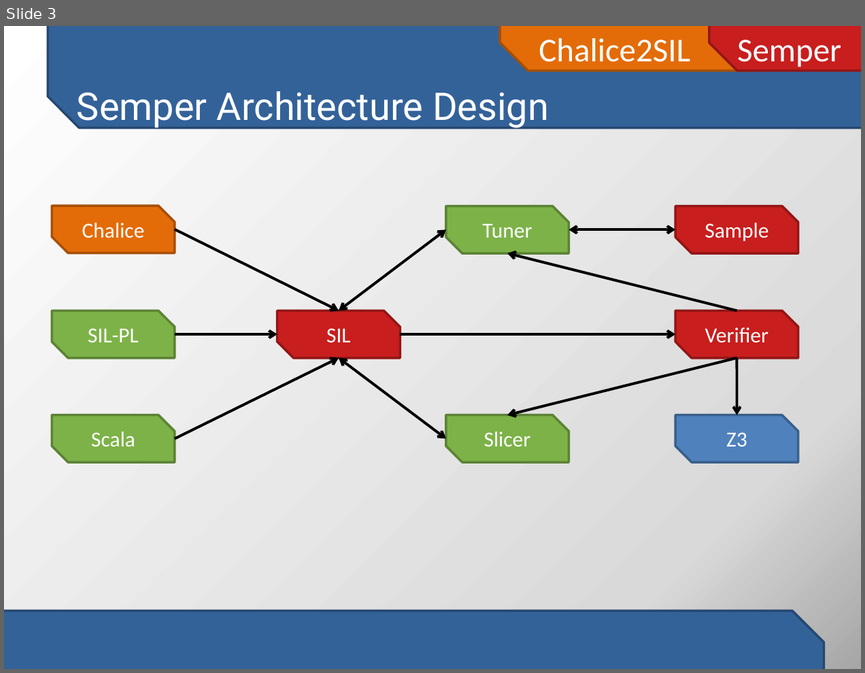
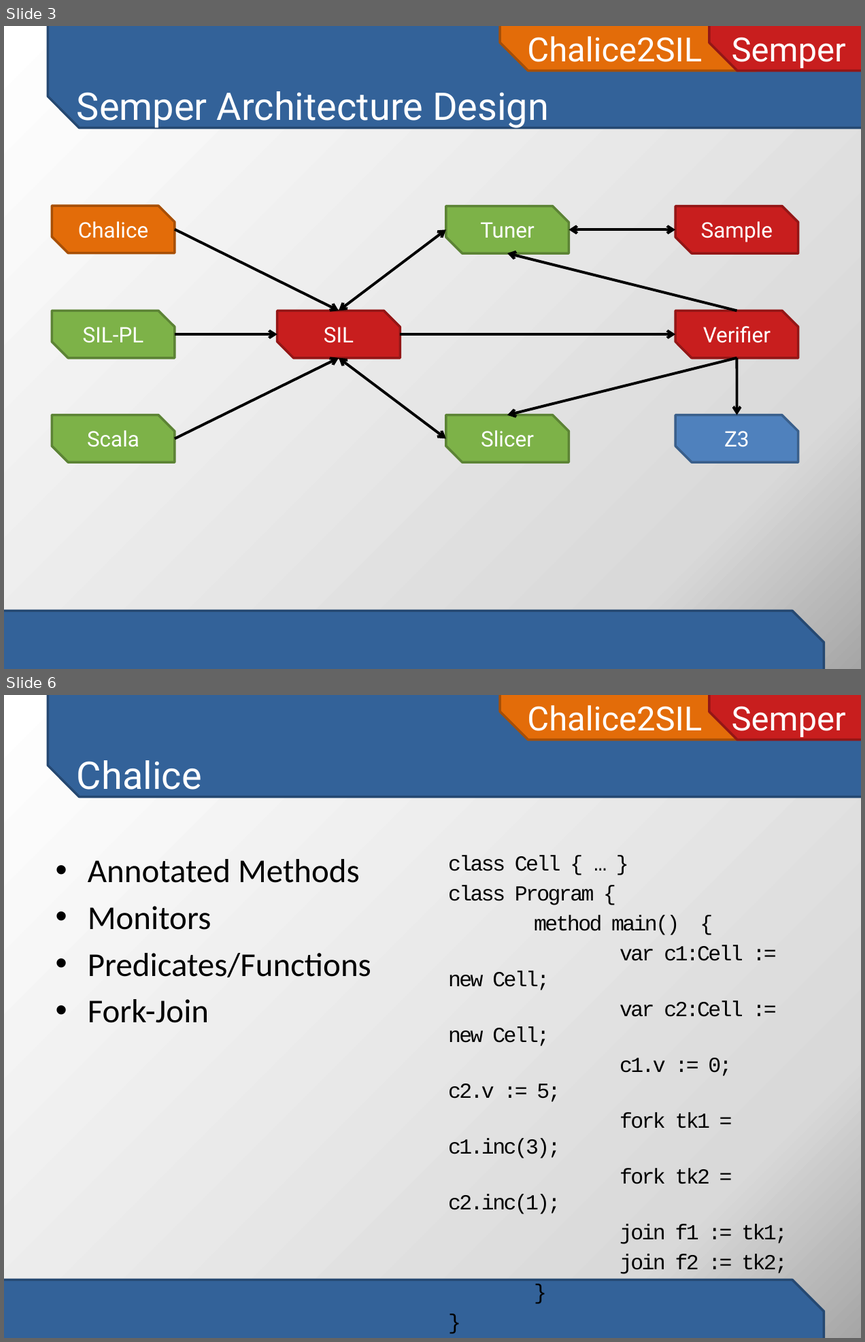
Before and after one commit to viperproject/chalice2silver, a slide deck: chalice2sil/doc/initial-project-presentation.pptx. Shown one above the other, each under a label of ours: slide 3 before the commit, slides 3 and 6 after it; the slides between them are not shown. The pictures are 865x673 and 865x1342 pixels, drawn with LibreOffice and Linux fonts; fonts in the diff are those of the drawing. Boxes give left, top, right and bottom in pixels: in the first picture for what was removed or moved away, otherwise in the second. Text is boxed around its words. In the diff, an @@ line names an element or a change of style, - is before the commit and + after.

Commit message:
Improve presentation

```diff
--- a/chalice2sil/doc/initial-project-presentation.pptx
+++ b/chalice2sil/doc/initial-project-presentation.pptx
@@ slide 6 added at [4,695,861,1338], background gradient #FFFFFF to #D9D9D9 to #A6A6A6; not listed: 4 template elements that a slide beside it also shows @@
@@ title added at [77,760,202,798], 32 pt, text #FFFFFF @@
+Chalice
@@ text added at [448,855,787,1274], 18 pt, text #000000 @@
+class Cell { … }
+class Program {
+method main() {
+var c1:Cell := new Cell;
+var c2:Cell := new Cell;
+c1.v := 0; c2.v := 5;
+fork tk1 = c1.inc(3);
+fork tk2 = c2.inc(1);
+join f1 := tk1;
+join f2 := tk2;
+}
+}
@@ text added at [88,859,371,1023], 28 pt, text #000000 @@
+• Annotated Methods
+• Monitors
+• Predicates/Functions
+• Fork-Join
@@ slide 3 changed as well @@
@@ font Calibri to Roboto in 11 elements at [52,415,175,462], [52,310,175,358], [52,206,175,253], [277,310,400,358], [675,310,798,358], [675,206,798,253], [446,415,568,462], [446,206,568,253], [675,415,798,462], [500,26,756,72], [709,26,861,72] @@
```
Also in this commit, not shown: 3 other slides changed, 3 other slides added, 1 slide removed, 2 other files.
